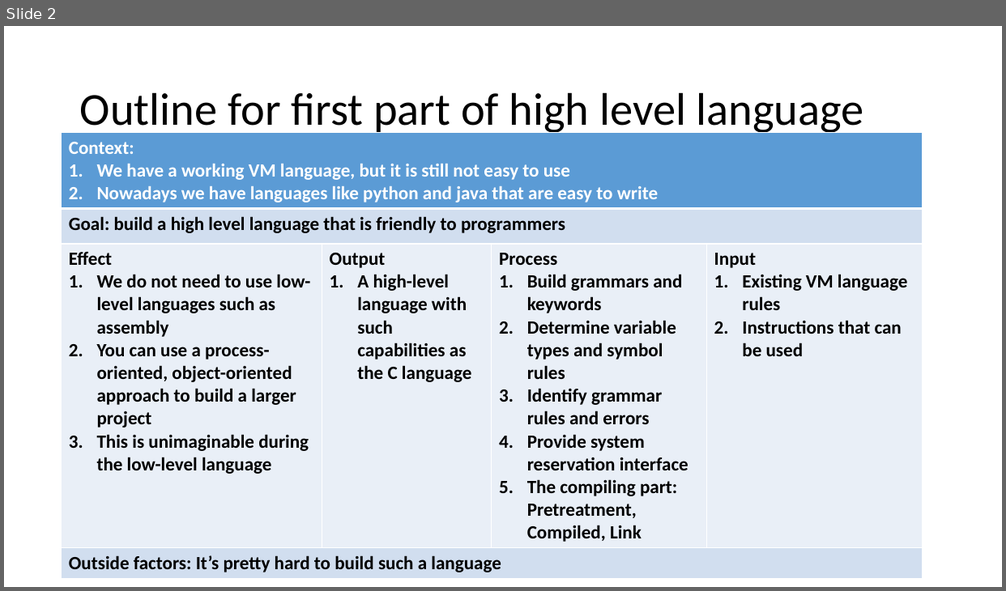
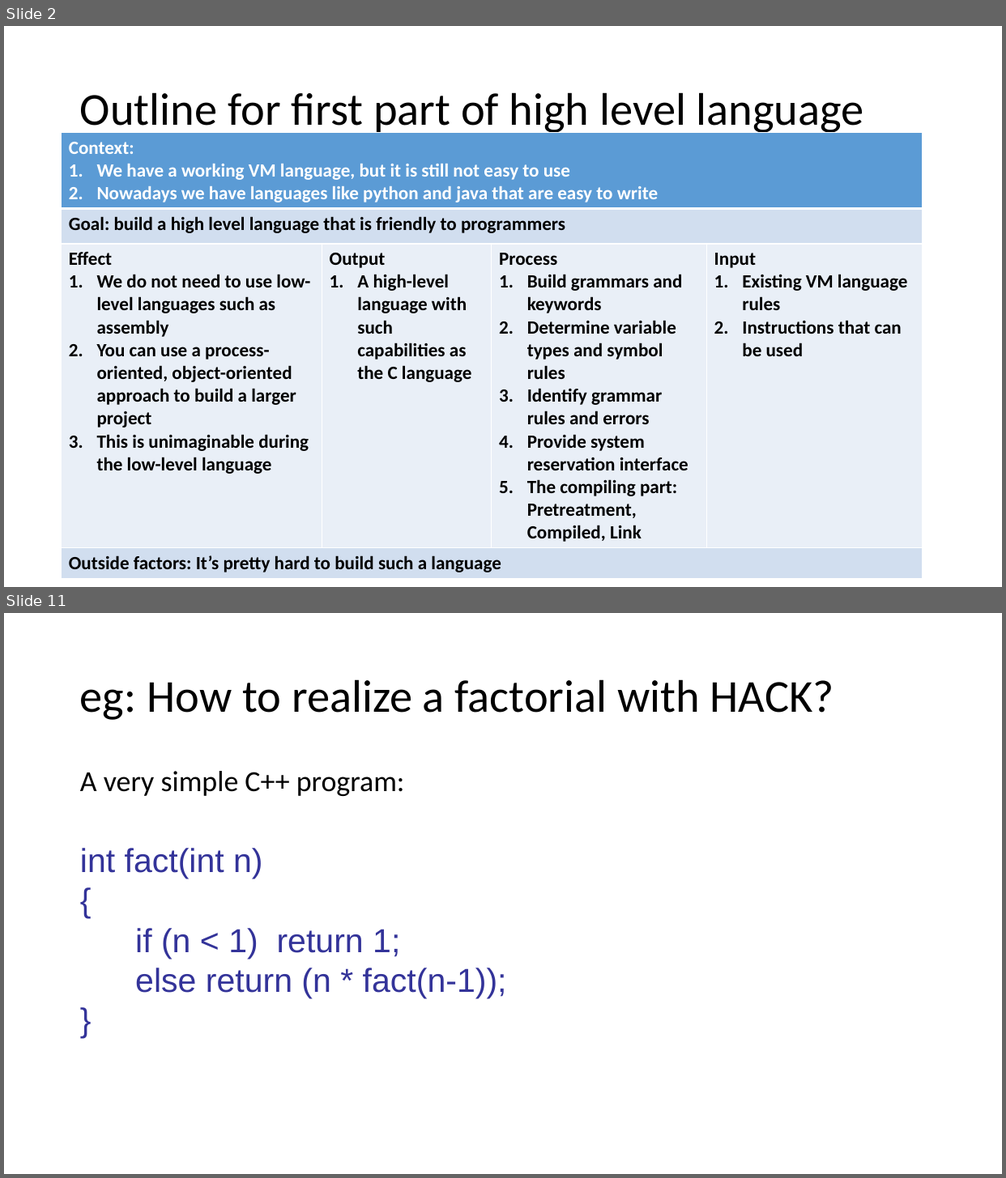
Before and after one commit to LouiValley/System-Design-in-Computational-Thinking-2018-Spring, a slide deck: team1/ppt/pre04.pptx. Shown one above the other, each under a label of ours: slide 2 before the commit, slides 2 and 11 after it; the slides between them are not shown. The pictures are 1006x591 and 1006x1178 pixels, drawn with LibreOffice and Linux fonts; fonts in the diff are those of the drawing. Boxes give left, top, right and bottom in pixels: in the first picture for what was removed or moved away, otherwise in the second. Text is boxed around its words. In the diff, an @@ line names an element or a change of style, - is before the commit and + after.

```diff
--- a/team1/ppt/pre04.pptx
+++ b/team1/ppt/pre04.pptx
@@ slide 11 added at [4,613,1002,1174], background #FFFFFF @@
@@ title added at [80,679,834,720], 44 pt, text #000000 @@
+eg: How to realize a factorial with HACK?
@@ text added at [80,771,507,999], 32 pt, text #333399 @@
+A very simple C++ program:
+int fact(int n)
+{
+if (n < 1) return 1;
+else return (n * fact(n-1));
+}
```
Also in this commit, not shown: 12 other slides added, 1 slide removed.
